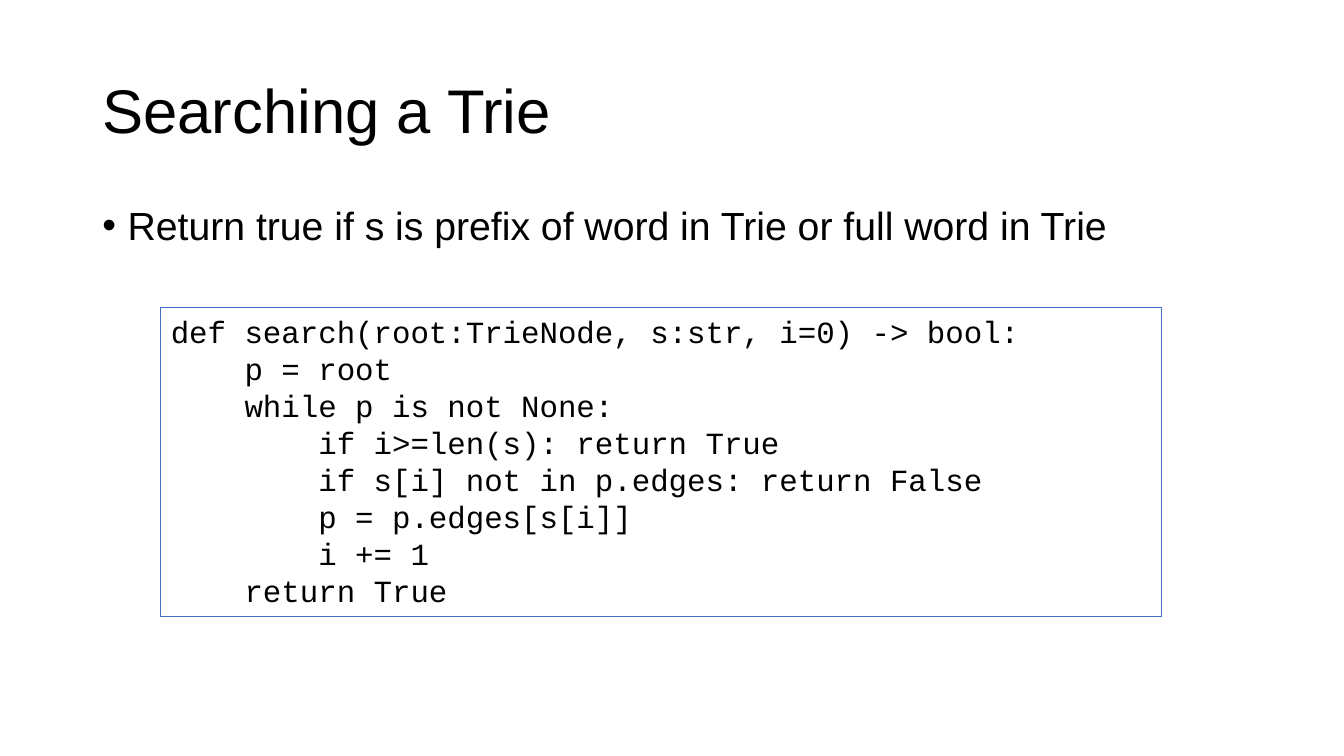
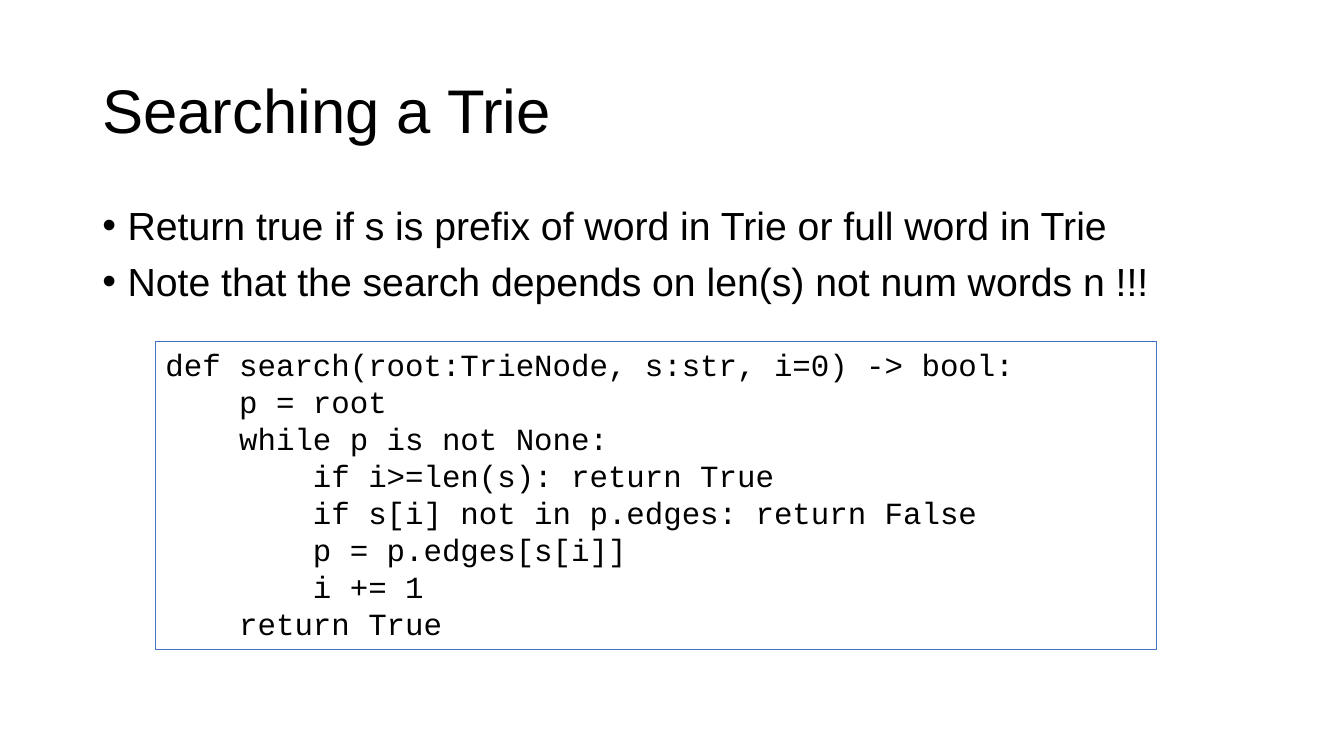
Before and after one commit to parrt/msds689, a slide deck: slide 13 of notes/searching.pptx. Drawn at 1344x756 pixels with LibreOffice and Linux fonts; fonts in the diff are those of the drawing; background and template pictures are left out. Boxes give left, top, right and bottom in pixels: in the first picture for what was removed or moved away, otherwise in the second. Text is boxed around its words. In the diff, an @@ line names an element or a change of style, - is before the commit and + after.

```diff
--- a/notes/searching.pptx
+++ b/notes/searching.pptx
@@ text at box(128, 267, 1105, 304): paragraph added @@
+• Note that the search depends on len(s) not num words n !!!
@@ rectangle "def search(root:TrieNode, s:str, i=0) -> ...": place and size @@
-rectangle "def search(root:TrieNode, s:str, i=0) -> ..." at box(161, 308, 1163, 616)
+rectangle "def search(root:TrieNode, s:str, i=0) -> ..." at box(155, 341, 1156, 649)
```
Also in this commit, not shown: 1 other slide changed, 6 slides added, 4 other files.
